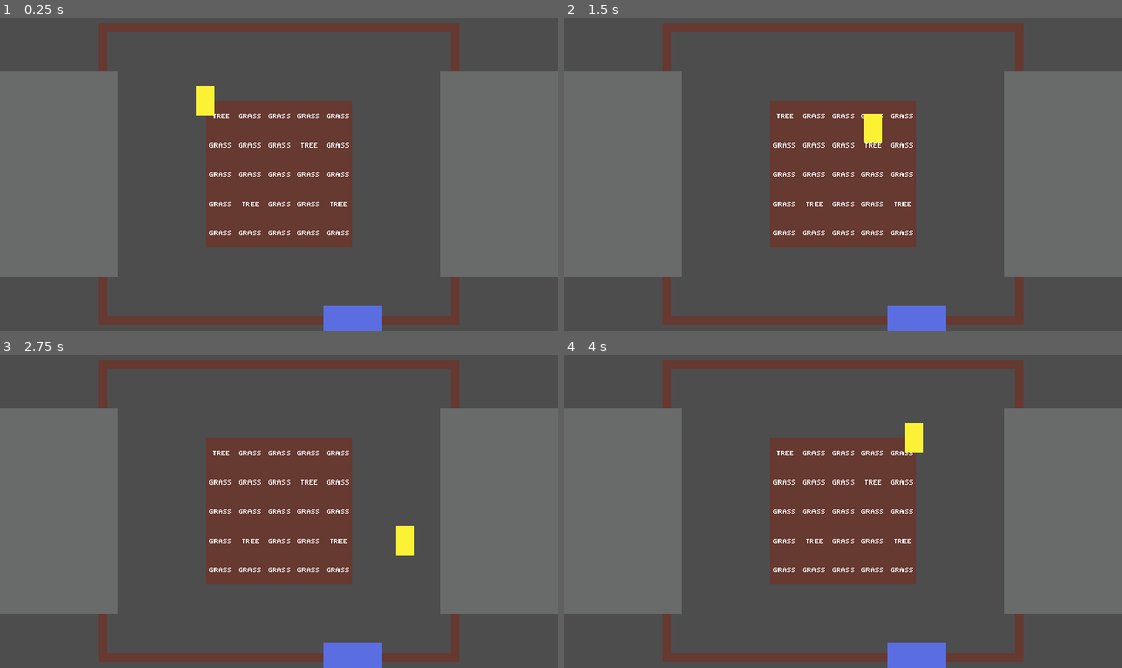
Above: before the commit, frames 1-4 (two rows, left to right).
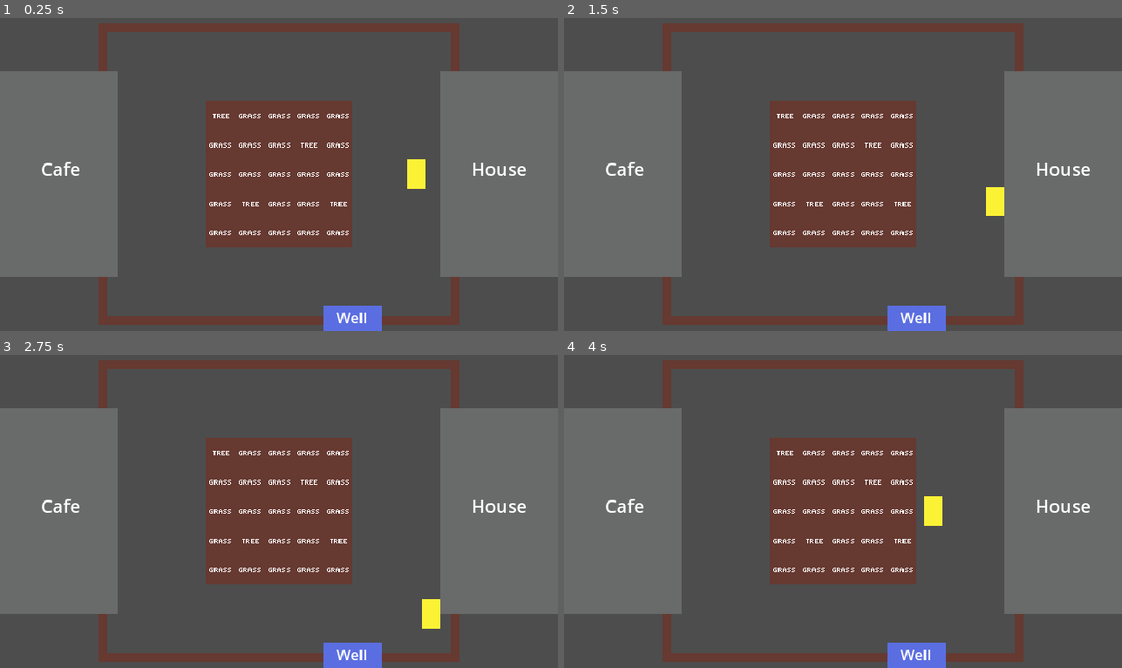
Above: after the commit, the same moments.

Repository: mikusaq/grub-n-grow
Game: Godot game, scene res://scenes/game.tscn
Same seed, same stepped clock (60 frames per second), same inputs: the game is played once before the commit and once after it.
Inputs (mouse positions are in pixels of both pictures, inside the frame that each line leads up to):
- Up to frame 1 (0.25 s): no input
- Up to frame 2 (1.5 s): tap Enter at 0.5 s; move the mouse to (965, 158) at 0.52 s; hold D (right) 0.53-1.28 s; hold 1 (1) 0.53-1.28 s; tap 2 (2) at 0.8, 1.35 s; move the mouse to (731, 190) at 1.27 s; hold S (down) from 1.28 s (still down)
- Up to frame 3 (2.75 s): tap 3 (3) at 1.55 s; move the mouse to (334, 442) at 2.02 s; release S (down) at 2.03 s; hold D (right) from 2.03 s (still down); hold 3 (3) from 2.03 s (still down); tap 1 (1) at 2.3 s
- Up to frame 4 (4 s): move the mouse to (815, 574) at 2.77 s; release D (right) at 2.78 s; release 3 (3) at 2.78 s; hold W (up) 2.78-3.53 s; tap 1 (1) at 2.85 s; tap 2 (2) at 3.05 s; move the mouse to (1010, 558) at 3.52 s; hold A (left) from 3.53 s (still down); hold 2 (2) from 3.53 s (still down); tap 3 (3) at 3.8 s

The runs differ from the first frame. In frame 1, 1.0% of the frame differs, in the area x 7-95%, y 21-98%; in frame 2, 1.0%; in frame 3, 1.0%; in frame 4, 1.0%.

Commit message:
Move player and add description labels

Diff:
--- a/scenes/game.tscn
+++ b/scenes/game.tscn
@@ -1,15 +1,45 @@
-[gd_scene load_steps=3 format=3 uid="uid://ock54d8bs2a2"]
+[gd_scene load_steps=5 format=3 uid="uid://ock54d8bs2a2"]
 
 [ext_resource type="PackedScene" uid="uid://dg7o4qlnmdeoi" path="res://scenes/world.tscn" id="1_llcn5"]
 [ext_resource type="PackedScene" uid="uid://c4ris3ar6yw73" path="res://scenes/player.tscn" id="2_vd225"]
+
+[sub_resource type="LabelSettings" id="LabelSettings_lrfsx"]
+font_size = 20
+
+[sub_resource type="LabelSettings" id="LabelSettings_e30d3"]
 
 [node name="Game" type="Node2D"]
 
 [node name="World" parent="." instance=ExtResource("1_llcn5")]
 
 [node name="Player" parent="." instance=ExtResource("2_vd225")]
+position = Vector2(230, 80)
 
 [node name="Camera2D" type="Camera2D" parent="."]
 rotation = -0.785398
 offset = Vector2(80, 80)
 zoom = Vector2(1.05, 1.05)
+
+[node name="CafeLabel" type="Label" parent="."]
+offset_left = -180.0
+offset_top = 60.0
+offset_right = -136.0
+offset_bottom = 88.0
+text = "Cafe"
+label_settings = SubResource("LabelSettings_lrfsx")
+
+[node name="HouseLabel" type="Label" parent="."]
+offset_left = 290.0
+offset_top = 60.0
+offset_right = 352.0
+offset_bottom = 88.0
+text = "House"
+label_settings = SubResource("LabelSettings_lrfsx")
+
+[node name="WellLabel" type="Label" parent="."]
+offset_left = 143.0
+offset_top = 225.0
+offset_right = 177.0
+offset_bottom = 248.0
+text = "Well"
+label_settings = SubResource("LabelSettings_e30d3")
